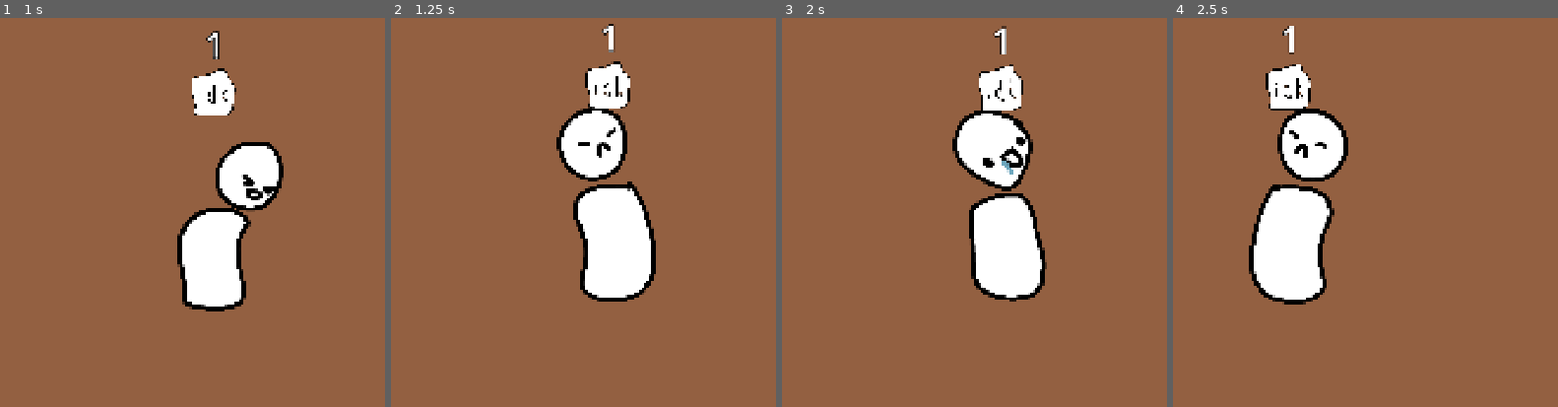
Above: before the commit, frames 1-4 (left to right).
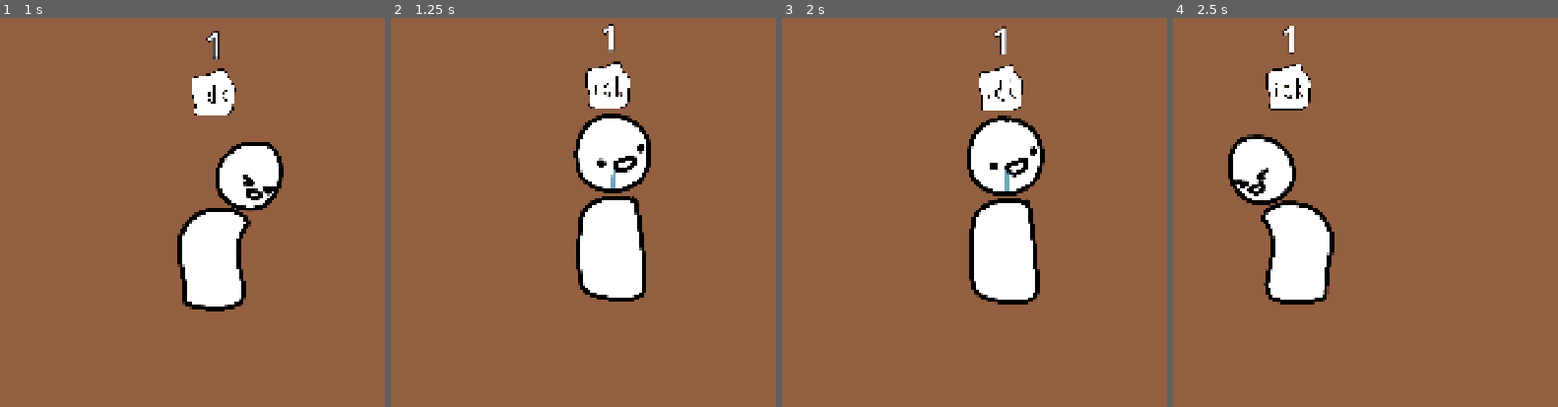
Above: after the commit, the same moments.

Repository: IMOitself/godot-game-idk
Game: Godot game, scene res://scenes/game.tscn
The game is run twice, just before and just after one commit, with the same random seed, the same clock (stepped at 60 frames per second) and the same inputs.
Inputs (mouse positions are in pixels of both pictures, inside the frame that each line leads up to):
- Up to frame 1 (1 s): move the mouse to (261, 294) at 0.52 s; hold D (move_right) from 0.53 s (still down); click (261, 294) at 0.6 s
- Up to frame 2 (1.25 s): keep holding D (move_right)
- Up to frame 3 (2 s): keep holding D (move_right); move the mouse to (855, 375) at 1.27 s; click (855, 375) at 1.35 s
- Up to frame 4 (2.5 s): move the mouse to (1380, 161) at 2.02 s; release D (move_right) at 2.03 s; hold A (move_left) from 2.03 s (still down); click (1380, 161) at 2.1 s

Frame 1 is identical in both runs. In frame 2, 4.8% of the frame differs, in the area x 42-69%, y 22-73%; in frame 3, 3.9%; in frame 4, 7.6%, in the area x 14-46%, y 23-74%.

Commit message:
fix: animation loops preventing interact anim to stop

Diff:
--- a/scenes/player.tscn
+++ b/scenes/player.tscn
@@ -29,7 +29,7 @@
 "duration": 1.0,
 "texture": ExtResource("4_1jxqw")
 }],
-"loop": 1,
+"loop": 0,
 "name": &"interact",
 "speed": 10.0
 }]
